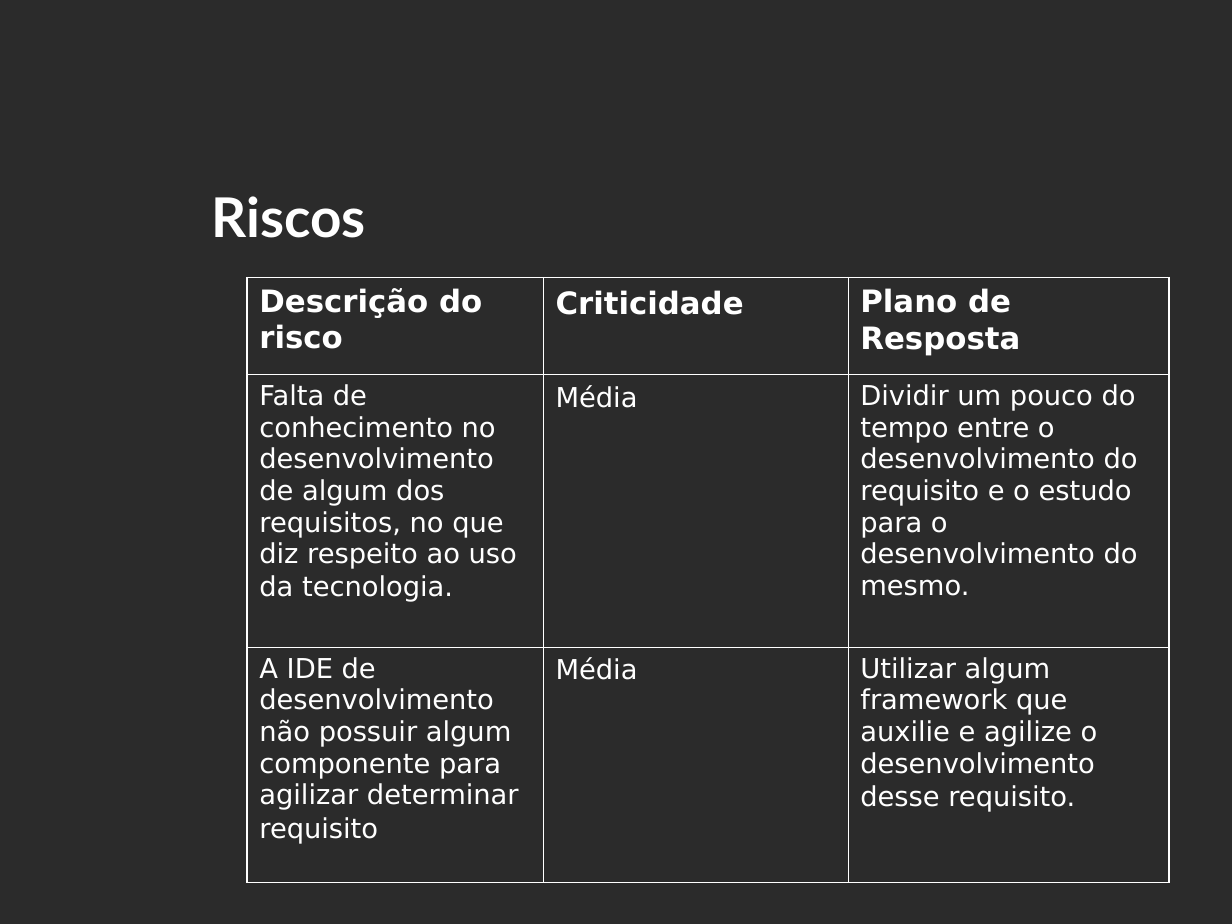
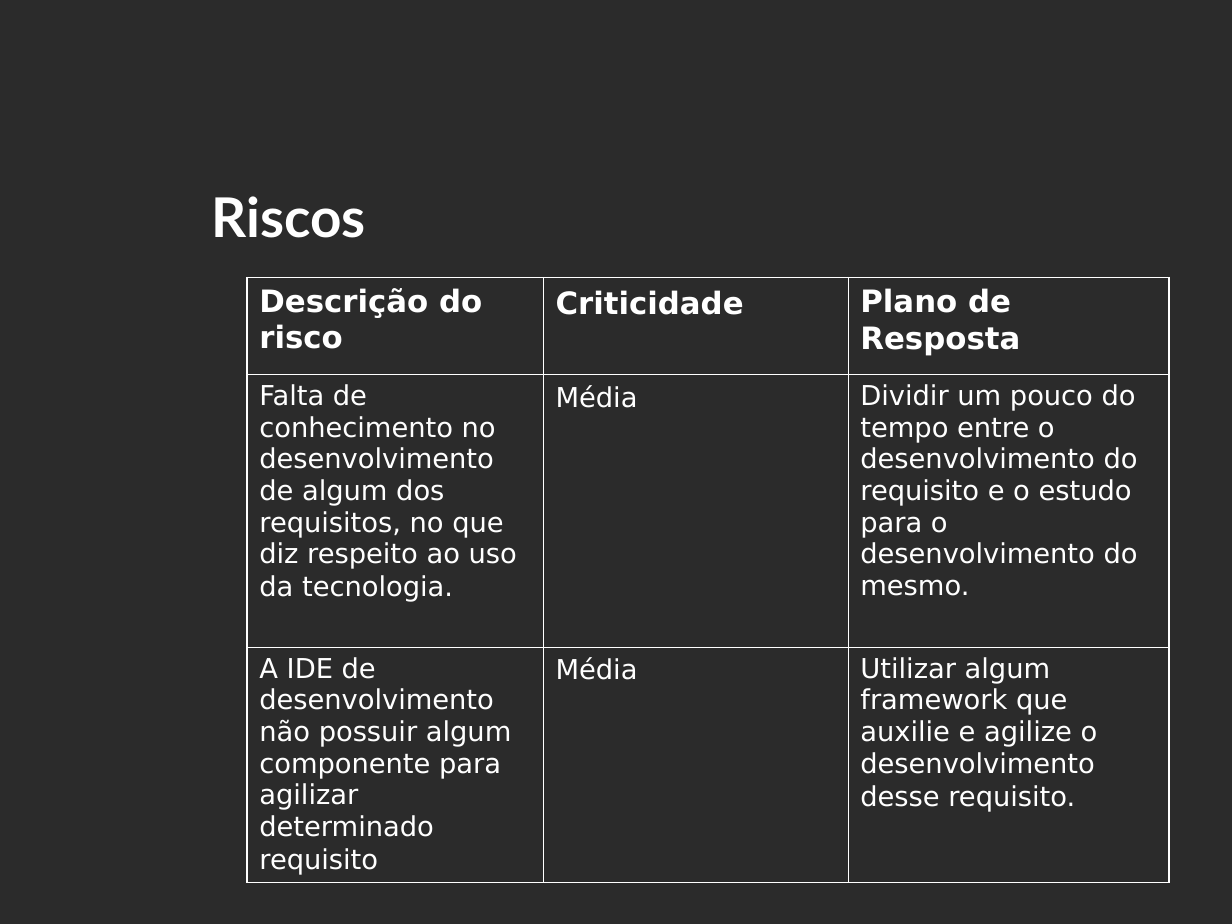
Before and after one commit to LuisEduardoER/projectrentcarpsa2002, a slide deck: slide 10 of @-RentCar/TAP/slideTAP.ppt. Drawn at 1232x924 pixels with LibreOffice and Linux fonts; fonts in the diff are those of the drawing; background and template pictures are left out; a plain dark background stands for a picture behind light text. Boxes give left, top, right and bottom in pixels: in the first picture for what was removed or moved away, otherwise in the second. Text is boxed around its words. In the diff, an @@ line names an element or a change of style, - is before the commit and + after.

```diff
--- a/@-RentCar/TAP/slideTAP.ppt
+++ b/@-RentCar/TAP/slideTAP.ppt
@@ table at <box>248,277,1168,879</box> @@
-row 3, column 1: A IDE de desenvolvimento não possuir algum componente para agilizar determinar requisito
+row 3, column 1: A IDE de desenvolvimento não possuir algum componente para agilizar determinado requisito
```
Also in this commit, not shown: 6 other slides changed, 1 slide added, 56 other files.
